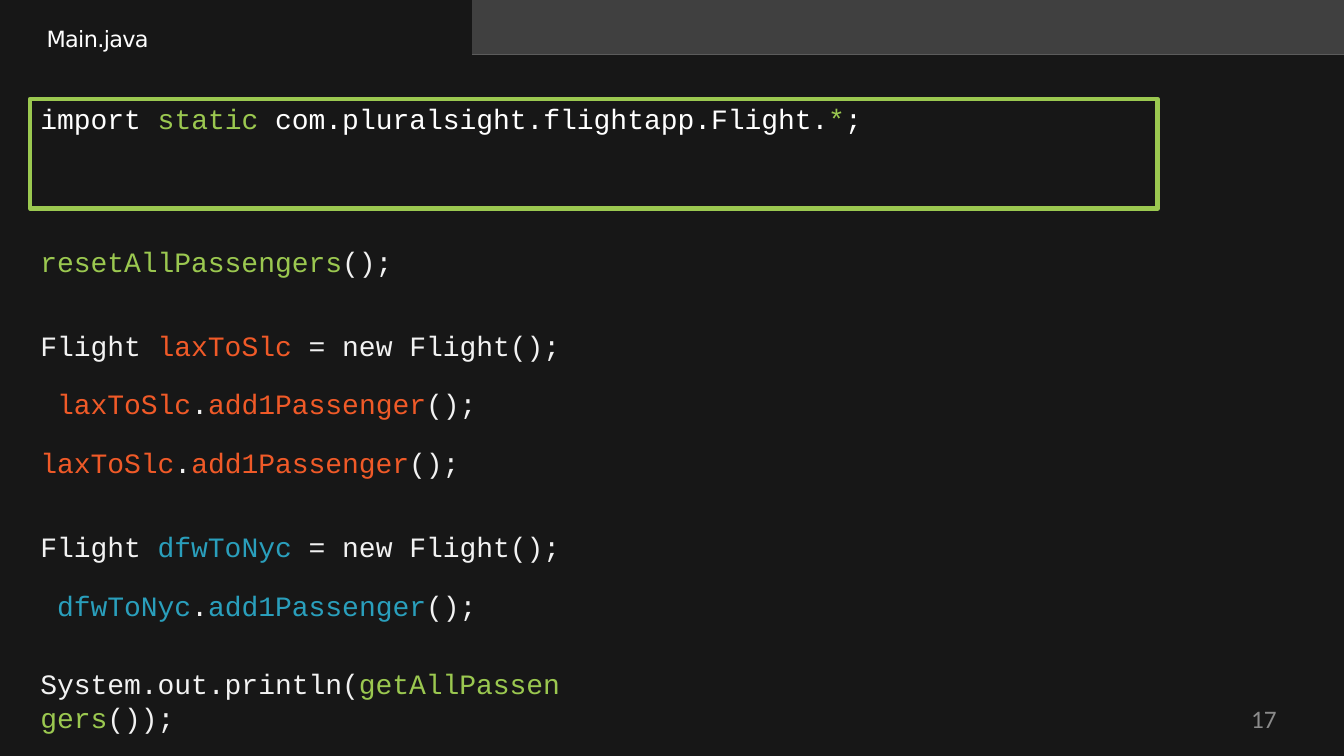
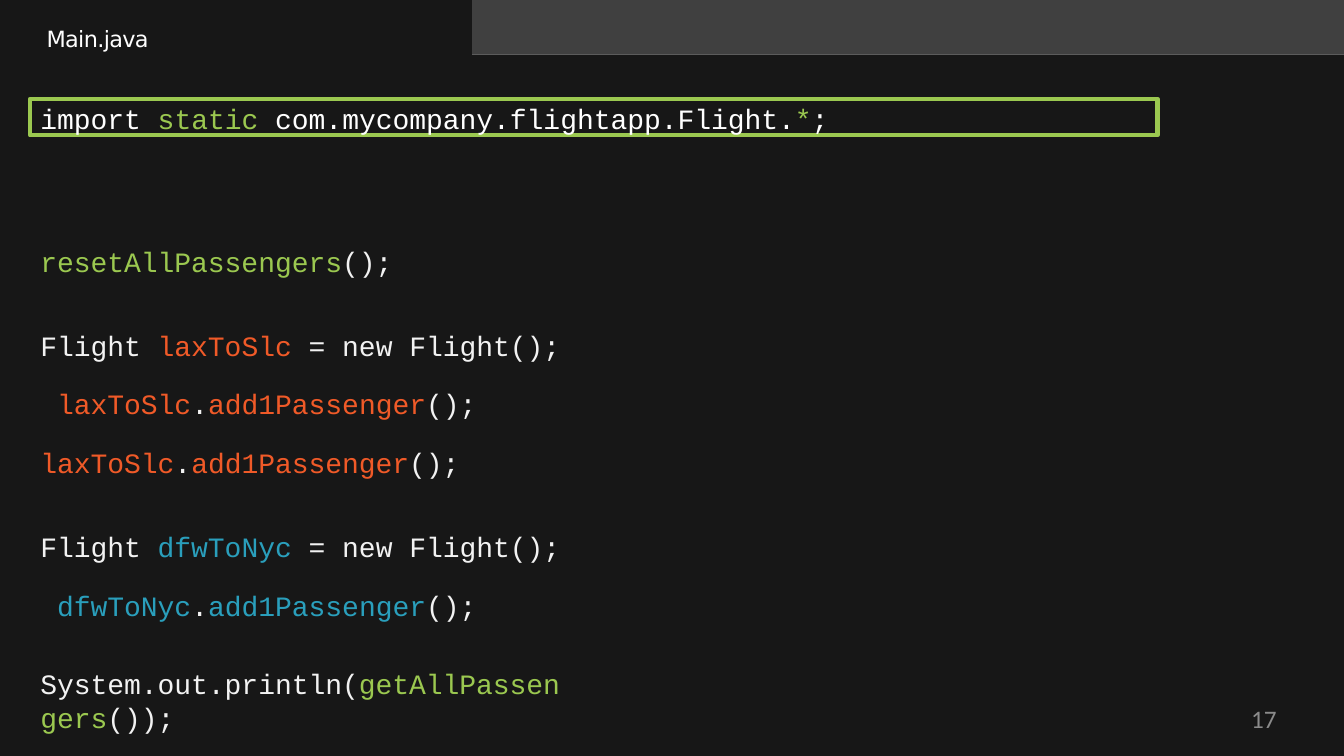
Before and after one commit to StevenJoseph19/Ericsson-Java-Basics-June-2024, a slide deck: slide 17 of Day 3/Slides/10. Using Static Members/using-static-members-slides.pptx. Drawn at 1344x756 pixels with LibreOffice and Linux fonts; fonts in the diff are those of the drawing; background and template pictures are left out. Boxes give left, top, right and bottom in pixels: in the first picture for what was removed or moved away, otherwise in the second. Text is boxed around its words. In the diff, an @@ line names an element or a change of style, - is before the commit and + after.

```diff
--- a/Day 3/Slides/10. Using Static Members/using-static-members-slides.pptx
+++ b/Day 3/Slides/10. Using Static Members/using-static-members-slides.pptx
@@ title "import static com.mycompany.flightapp.Flight.*;": place and size @@
-title "import static com.mycompany.flightapp.Flight.*;" at (30,99,1158,209)
+title "import static com.mycompany.flightapp.Flight.*;" at (30,99,1158,135)
@@ title at (40,109,828,137): text changed @@
-import static com.pluralsight.flightapp.Flight.*;
+import static com.mycompany.flightapp.Flight.*;
```
Also in this commit, not shown: 2 other slides changed, 2 other files.
